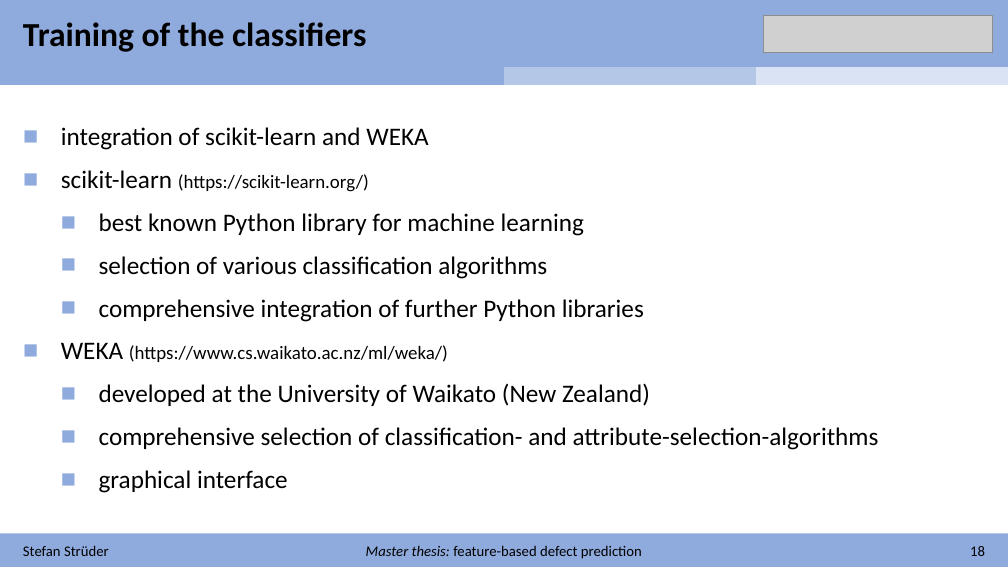
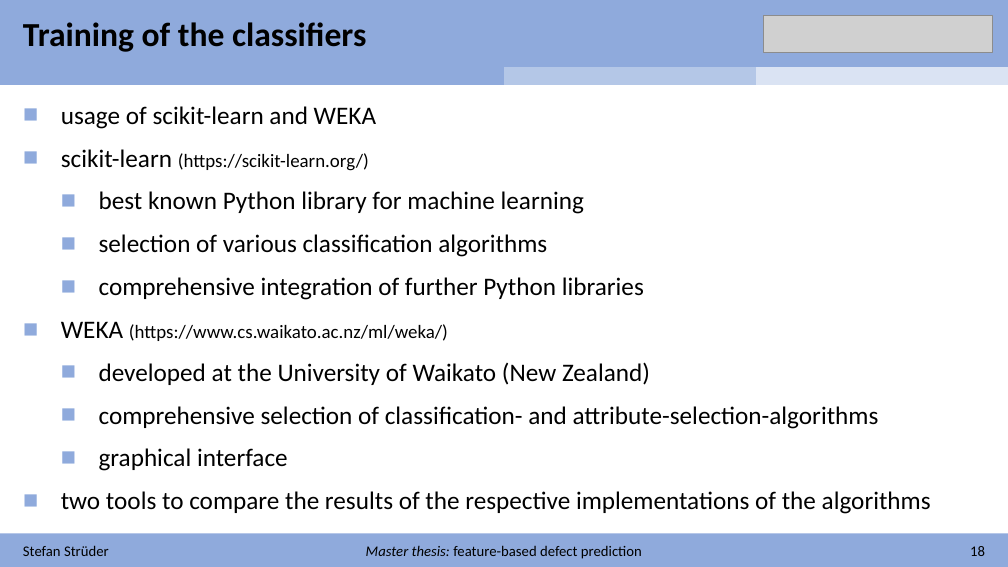
Before and after one commit to stefanstrueder/MA_Strueder, a slide deck: slide 18 of Zwischenbericht/Zwischenbericht.pptx. Drawn at 1008x567 pixels with LibreOffice and Linux fonts; fonts in the diff are those of the drawing; grey boxes stand for pictures. Boxes give left, top, right and bottom in pixels: in the first picture for what was removed or moved away, otherwise in the second. Text is boxed around its words. In the diff, an @@ line names an element or a change of style, - is before the commit and + after.

```diff
--- a/Zwischenbericht/Zwischenbericht.pptx
+++ b/Zwischenbericht/Zwischenbericht.pptx
@@ text "usage of scikit-learn and WEKA": place and size @@
-text "usage of scikit-learn and WEKA" at box(61, 127, 879, 493)
+text "usage of scikit-learn and WEKA" at box(61, 106, 931, 514)
@@ text at box(61, 106, 376, 129): text changed @@
-■ integration of scikit-learn and WEKA
+■ usage of scikit-learn and WEKA
@@ text at box(61, 491, 931, 514): paragraph added @@
+■ two tools to compare the results of the respective implementations of the algorithms
```
Also in this commit, not shown: 14 other slides changed, 1 other file.
